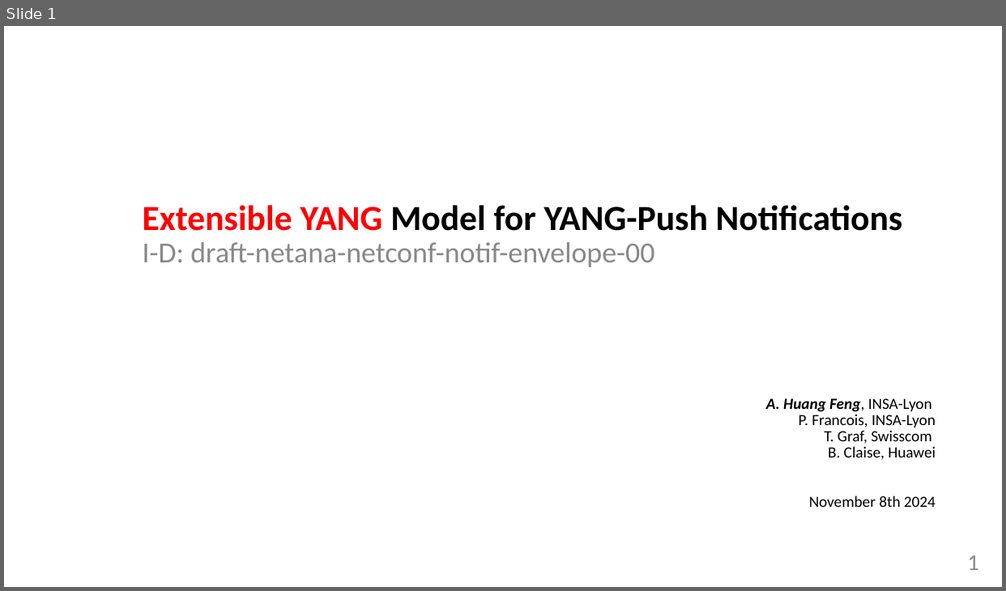
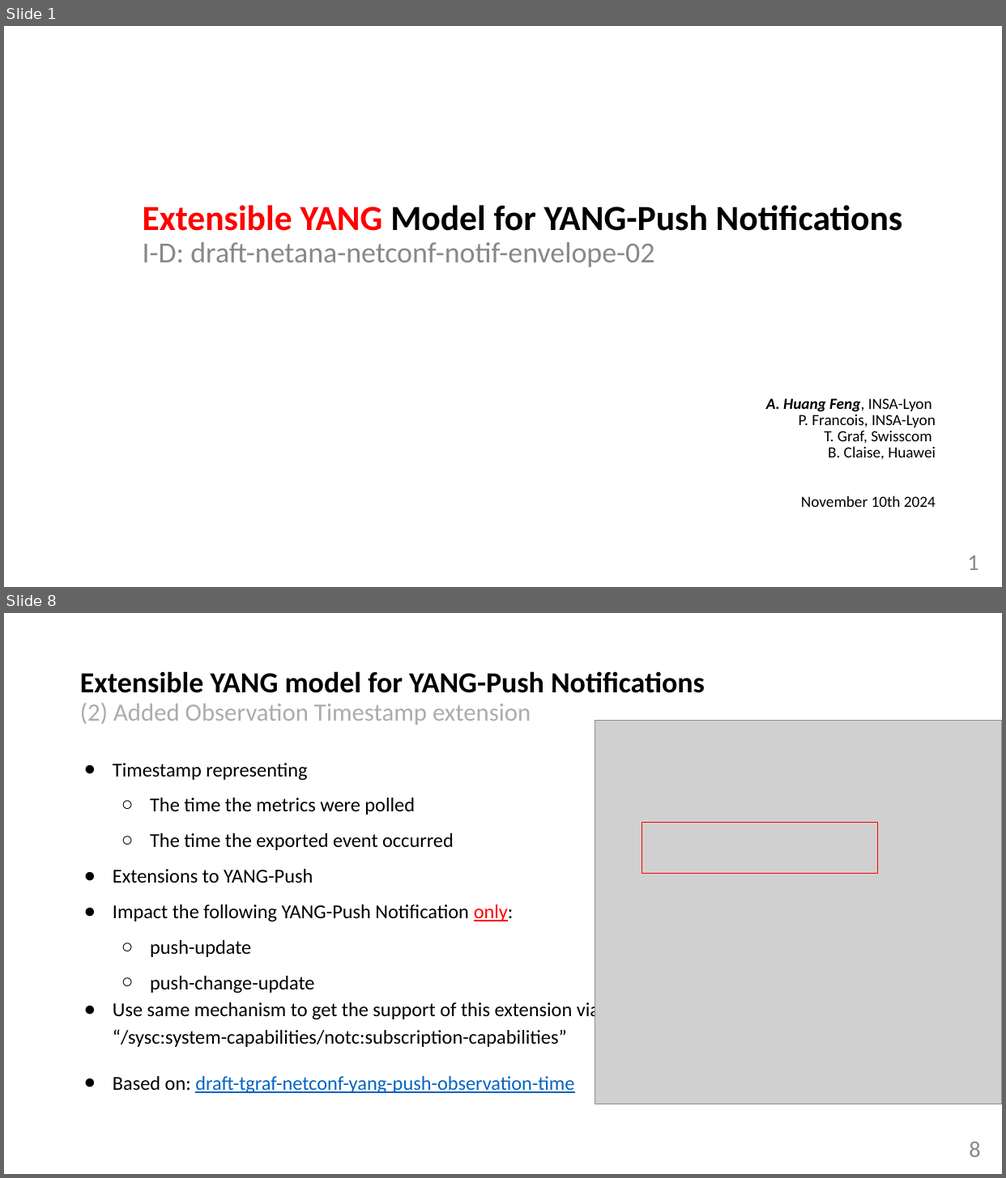
Before and after one commit to network-analytics/ietf-network-analytics-document-status, a slide deck: 122/NETCONF/netconf-nmop-interim-draft-netana-netconf-notif-envelope-02.pptx. Shown one above the other, each under a label of ours: slide 1 before the commit, slides 1 and 8 after it; the slides between them are not shown. The pictures are 1006x591 and 1006x1178 pixels, drawn with LibreOffice and Linux fonts; fonts in the diff are those of the drawing; grey boxes stand for pictures. Boxes give left, top, right and bottom in pixels: in the first picture for what was removed or moved away, otherwise in the second. Text is boxed around its words. In the diff, an @@ line names an element or a change of style, - is before the commit and + after.

Commit message:
notif-envelope

```diff
--- a/122/NETCONF/netconf-nmop-interim-draft-netana-netconf-notif-envelope-02.pptx
+++ b/122/NETCONF/netconf-nmop-interim-draft-netana-netconf-notif-envelope-02.pptx
@@ slide 8 added at (4, 613, 1002, 1174), background #FFFFFF @@
@@ title added at (80, 671, 705, 725), 28 pt, text #000000, bold @@
+Extensible YANG model for YANG-Push Notifications
+(2) Added Observation Timestamp extension
@@ picture added at (594, 720, 1001, 1104) @@
@@ text added at (113, 763, 599, 1094), 19 pt, text #000000 @@
+● Timestamp representing
+  ○ The time the metrics were polled
+  ○ The time the exported event occurred
+● Extensions to YANG-Push
+● Impact the following YANG-Push Notification only:
+  ○ push-update
+  ○ push-change-update
+● Use same mechanism to get the support of this extension via “/sysc:system-capabilities/notc:subscription-capabilities”
+● Based on: draft-tgraf-netconf-yang-push-observation-time
@@ rectangle added at (641, 822, 878, 874), outline #FF0000 0.75 pt @@
@@ page number added at (969, 1142, 980, 1157), 22 pt, text #888888 @@
+8
@@ slide 1 changed as well @@
@@ text at (143, 205, 902, 267): text changed @@
-Extensible YANG Model for YANG-Push Notifications
-I-D: draft-netana-netconf-notif-envelope-00
+Extensible YANG Model for YANG-Push Notifications
+I-D: draft-netana-netconf-notif-envelope-02
@@ text at (801, 496, 936, 507): text changed @@
-November 8th 2024
+November 10th 2024
```
Also in this commit, not shown: 10 other slides changed, 8 other slides added, 1 other file.
